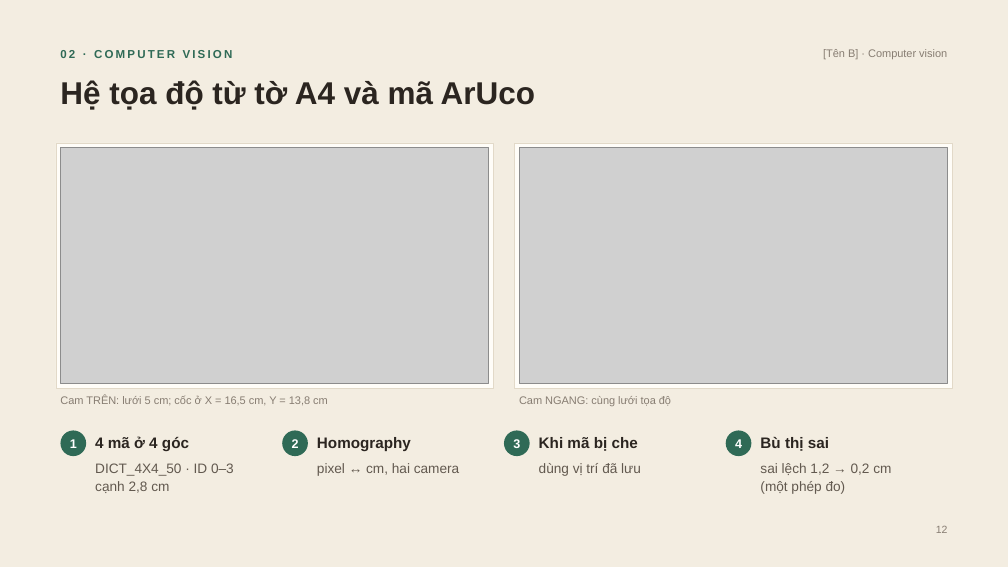
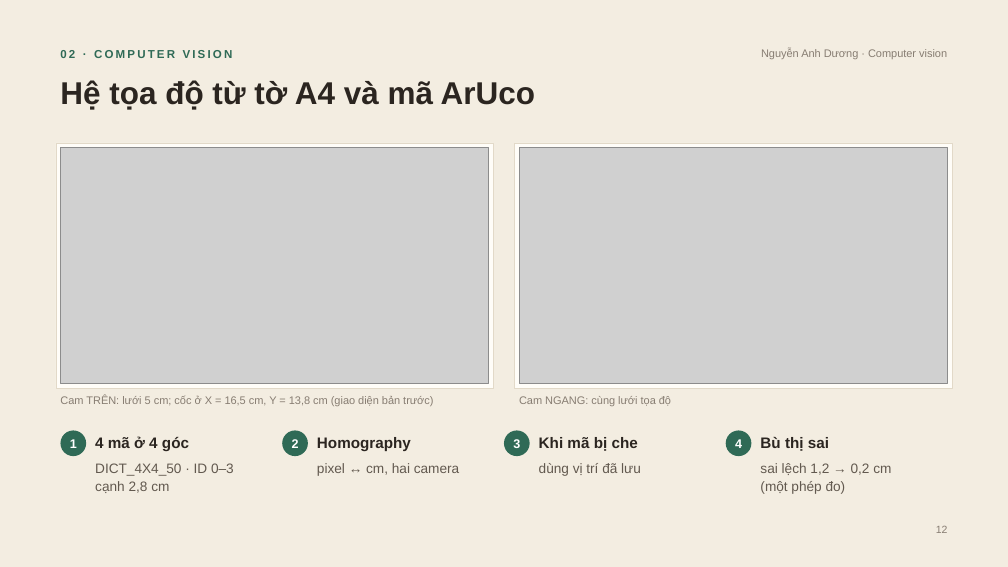
Before and after one commit to DuongNAD/Project_IoT, a slide deck: slide 12 of slides/Project_IoT_ThuyetTrinh.pptx. Drawn at 1008x567 pixels with LibreOffice and Linux fonts; fonts in the diff are those of the drawing; grey boxes stand for pictures. Boxes give left, top, right and bottom in pixels: in the first picture for what was removed or moved away, otherwise in the second. Text is boxed around its words. In the diff, an @@ line names an element or a change of style, - is before the commit and + after.

```diff
--- a/slides/Project_IoT_ThuyetTrinh.pptx
+++ b/slides/Project_IoT_ThuyetTrinh.pptx
@@ text at bbox=[761, 49, 947, 59]: text changed @@
-[Tên B] · Computer vision
+Nguyễn Anh Dương · Computer vision
@@ text at bbox=[60, 395, 433, 406]: text changed @@
-Cam TRÊN: lưới 5 cm; cốc ở X = 16,5 cm, Y = 13,8 cm
+Cam TRÊN: lưới 5 cm; cốc ở X = 16,5 cm, Y = 13,8 cm (giao diện bản trước)
```
Also in this commit, not shown: 18 other slides changed, 1 slide removed, 26 other files.
